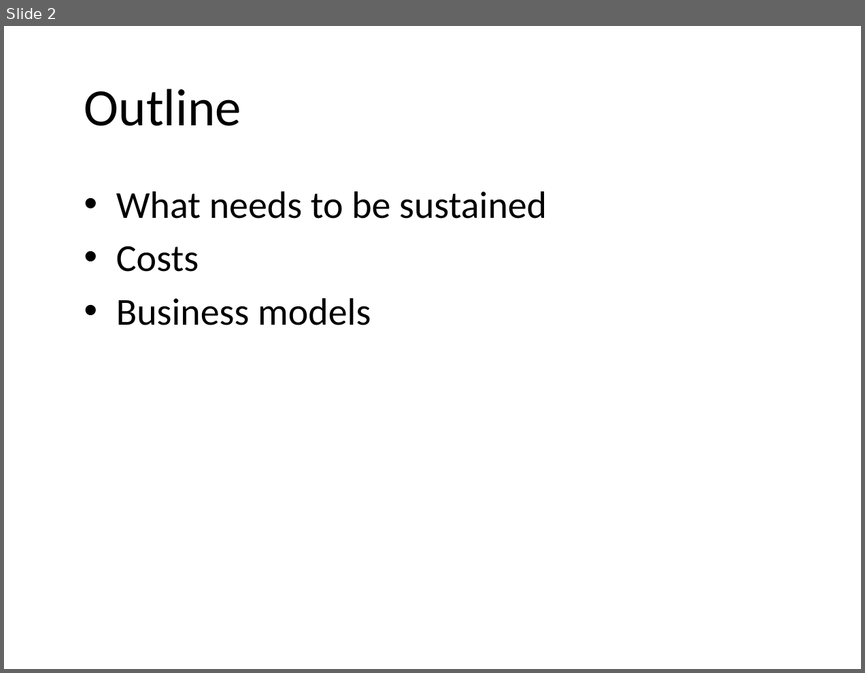
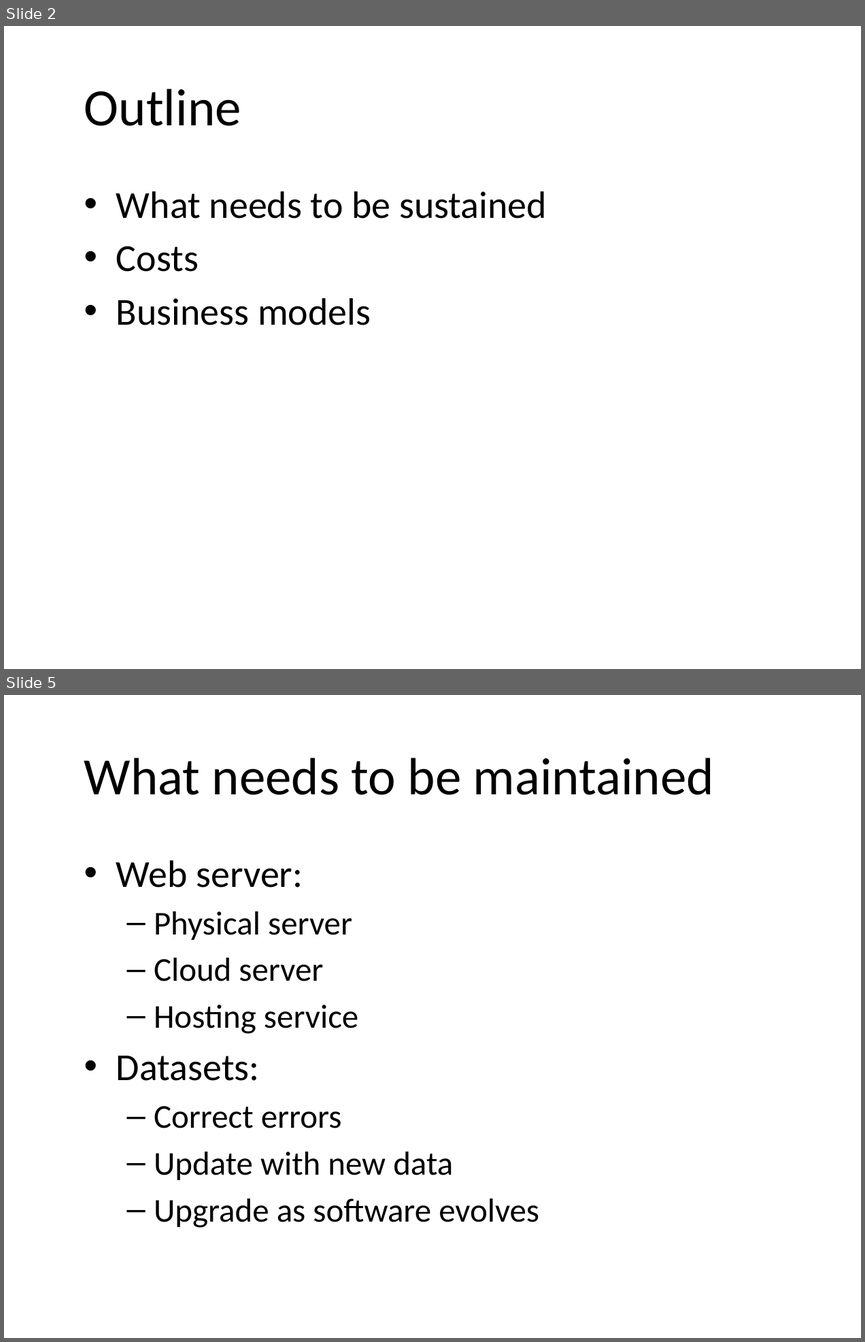
Before and after one commit to usgin/Workshops, a slide deck: WesternRegionalWorkshop/NGDSSustainability.pptx. Shown one above the other, each under a label of ours: slide 2 before the commit, slides 2 and 5 after it; the slides between them are not shown. The pictures are 865x673 and 865x1342 pixels, drawn with LibreOffice and Linux fonts; fonts in the diff are those of the drawing; background and template pictures are left out. Boxes give left, top, right and bottom in pixels: in the first picture for what was removed or moved away, otherwise in the second. Text is boxed around its words. In the diff, an @@ line names an element or a change of style, - is before the commit and + after.

```diff
--- a/WesternRegionalWorkshop/NGDSSustainability.pptx
+++ b/WesternRegionalWorkshop/NGDSSustainability.pptx
@@ slide 5 added at <box>4,695,861,1338</box>, background picture (left out) @@
@@ title added at <box>84,758,714,795</box>, 44 pt, text #000000 @@
+What needs to be maintained
@@ text added at <box>116,860,539,1227</box>, 28 pt, text #000000 @@
+• Web server:
+  – Physical server
+  – Cloud server
+  – Hosting service
+• Datasets:
+  – Correct errors
+  – Update with new data
+  – Upgrade as software evolves
```
Also in this commit, not shown: 2 slides changed, 4 other slides added, 2 other files.
